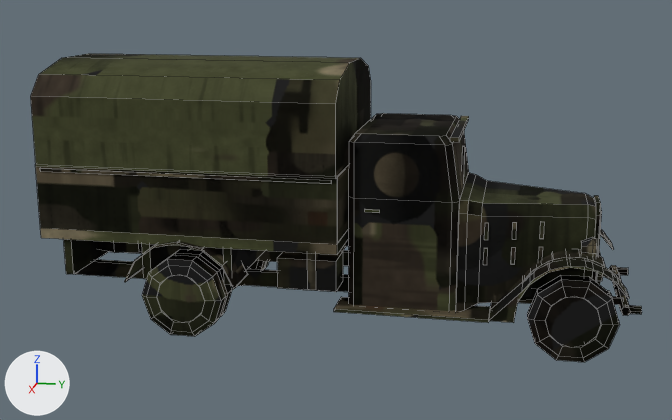
A saved change to the Blender file models/PF621L/PF621L_MID.blend.
The view is the same before and after, from a 50 mm camera at (8.98, 1.61, 3.35) aimed at (0.07, -0.18, 1.12). Every picture has the same lights, and +X, +Y and +Z are marked at lower left. The picture after the commit comes second. Mesh edges are drawn as thin lines.

Names of what the first picture shows: 'Chassis', 'Roue_02', 'Roue_Droite_01'.
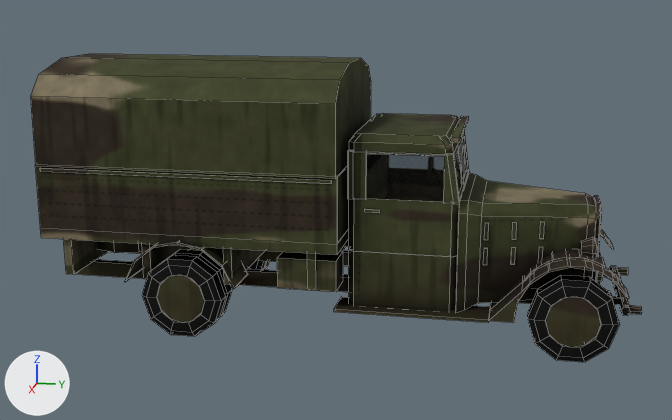
Changed parts and their boxes (x1, y1, x2, y2) in the pictures (672 x 420 px):
part 1 of me_chassis, added: after (463, 136, 469, 172)
part 2 of me_chassis, added: after (353, 151, 367, 200)
part 3 of me_chassis, added: after (366, 152, 445, 156)
part 4 of me_chassis, added: after (348, 150, 353, 199)
part 5 of me_chassis, added: after (459, 170, 469, 199)
part 6 of me_chassis, added: after (454, 132, 464, 158)
part 7 of me_chassis, added: after (349, 132, 469, 311)
part 8 of me_chassis, surface changed: (31, 54, 642, 323) in both

What the commit changed:
Material 'M_Vitre' (mat_m_vitre) is new.
Its base color is (0.0, 0.0, 0.0) (black #000000).
Its roughness is 0.05.
Its alpha is 0.298.
me_chassis is used by ob_chassis; location (0.0, 0.0, 0.0).
me_chassis had 746 vertices, 516 faces and spanned x -1.01..1.01, y -2.93..2.75, z 0.34..2.6.
me_chassis now has 974 vertices, 680 faces and spans x -1.01..1.01, y -2.93..2.75, z 0.34..2.6.
me_chassis part 1: the loose piece of 8 vertices spanning x -0.02..0.02, y 1.06..1.08, z 1.43..1.8 is copied, and the copy is turned 8.4 degrees about the x axis through its middle and scaled by 1.23, then moved by (-0.68, -0.03, 0.01); it spans x -0.7..-0.66, y 0.99..1.09, z 1.4..1.85.
me_chassis part 2: a new loose piece, a box spanning x 0.715..0.75, y 0.12..0.24, z 1.4..1.85, in mat_m_tk.
me_chassis part 3: a new loose piece, a box spanning x 0.715..0.75, y 0.24..0.95, z 1.83..1.85, in mat_m_tk.
me_chassis part 4: a new loose piece, a box spanning x 0.7..0.75, y 0.07..0.12, z 1.4..1.85, in mat_m_tk.
me_chassis part 5: the loose piece of 8 vertices spanning x -0.02..0.02, y 1.06..1.08, z 1.43..1.8 is copied, and the copy is scaled about its middle by (33, 1.75, 0.0811), then moved by (0.0, 0.0, -0.2); it spans x -0.66..0.66, y 1.05..1.09, z 1.4..1.43.
me_chassis part 6: the loose piece of 8 vertices spanning x -0.7..0.7, y 0.99..1.07, z 1.96..2.0 is copied, and the copy is scaled about its middle by (0.943, 0.438, 1.25), then moved by (0.0, -0.02, -0.15); it spans x -0.66..0.66, y 0.99..1.03, z 1.8..1.85.
me_chassis part 7: 88 vertices added at x -0.75..0.75, y 0.07..1.09, z 0.9..1.85.
me_chassis part 8: 498 kept faces spanning x -1.01..1.01, y -2.93..2.75, z 0.34..2.6 get new texture (UV) coordinates.
Other edits to the shape of me_chassis do not show in these pictures.
me_chassis gains material mat_m_vitre (black #000000).
